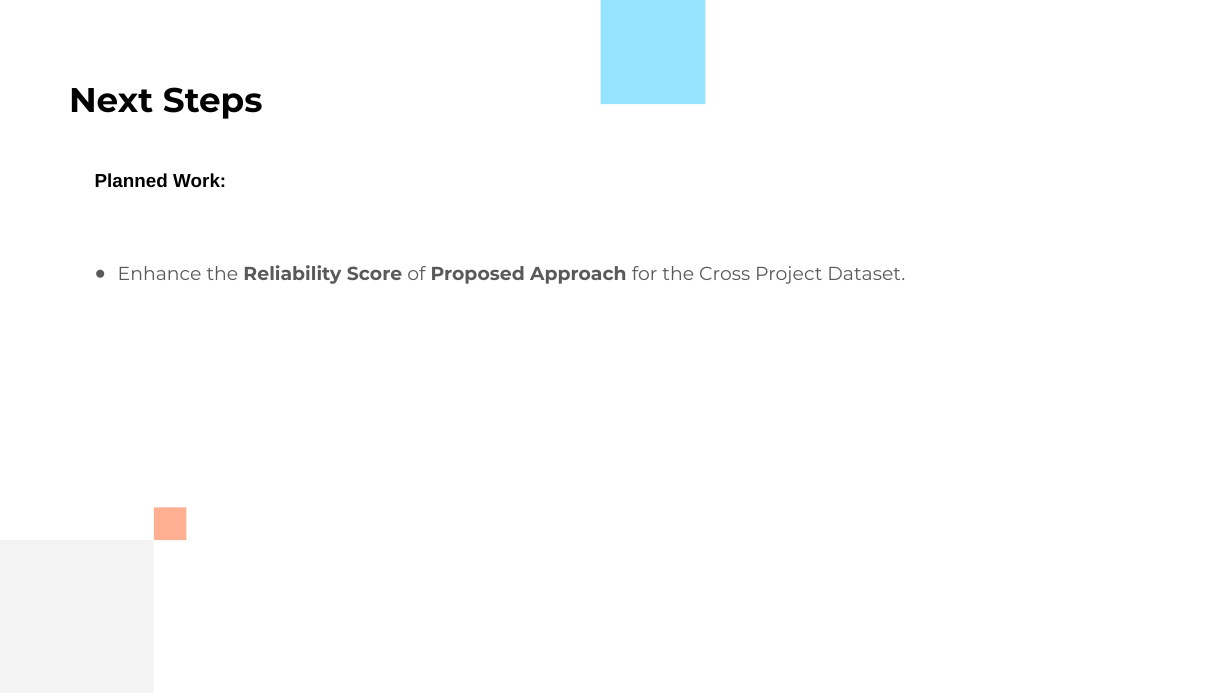
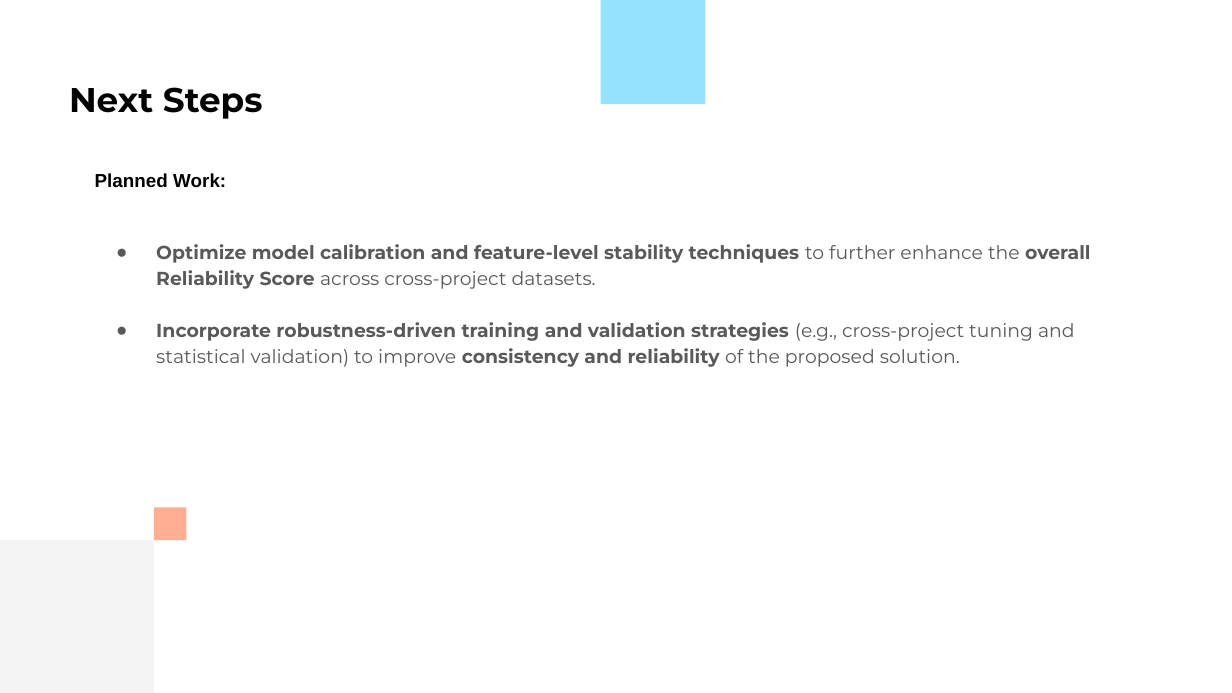
Before and after one commit to uditjain100/TrustX-Defect, a slide deck: slide 19 of Documentation/24CSM1R23_Mid_4th.pptx. Drawn at 1232x693 pixels with LibreOffice and Linux fonts; fonts in the diff are those of the drawing. Boxes give left, top, right and bottom in pixels: in the first picture for what was removed or moved away, otherwise in the second. Text is boxed around its words. In the diff, an @@ line names an element or a change of style, - is before the commit and + after.

```diff
--- a/Documentation/24CSM1R23_Mid_4th.pptx
+++ b/Documentation/24CSM1R23_Mid_4th.pptx
@@ text at (156, 244, 1090, 367): text changed; bold on @@
-● Enhance the Reliability Score of Proposed Approach for the Cross Project Dataset.
+● Optimize model calibration and feature-level stability techniques to further enhance the overall Reliability Score across cross-project datasets.
+● Incorporate robustness-driven training and validation strategies (e.g., cross-project tuning and statistical validation) to improve consistency and reliability of the proposed solution.
```
Also in this commit, not shown: 4 other slides changed, 6 other files.
